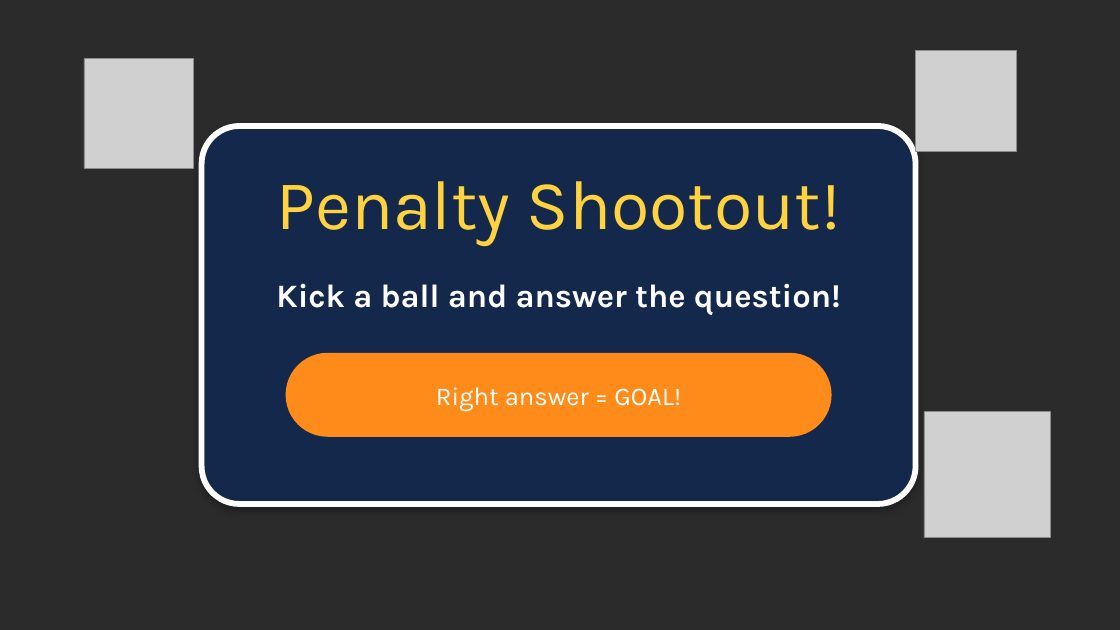
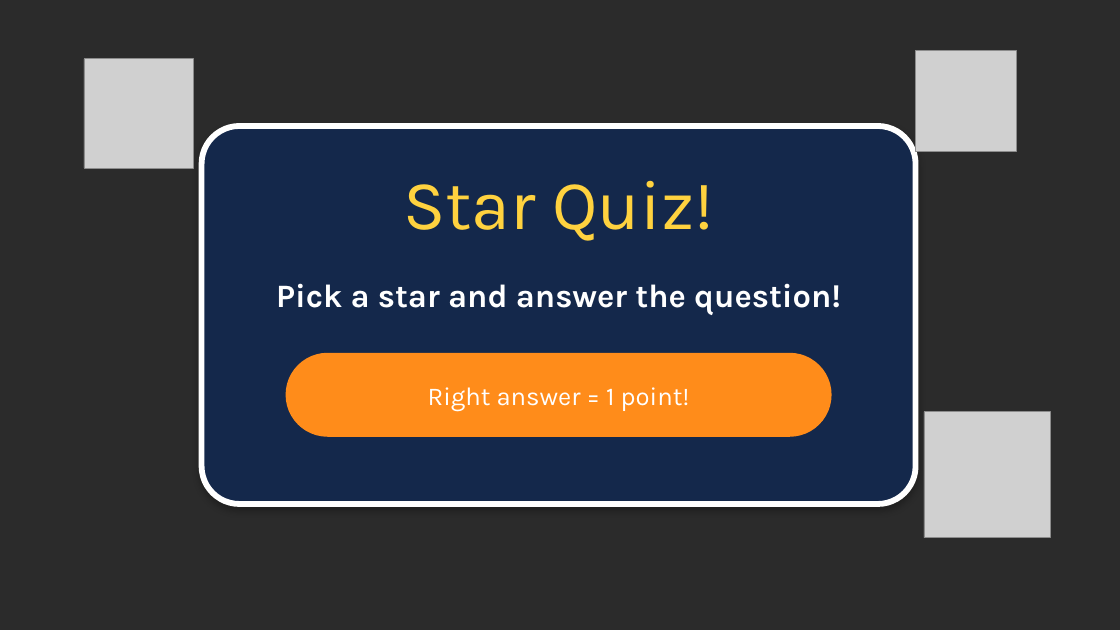
Before and after one commit to almanhal-school/almanhal-school.github.io, a slide deck: slide 45 of downloads/G4-Test2-Revision.pptx. Drawn at 1120x630 pixels with LibreOffice and Linux fonts; fonts in the diff are those of the drawing; grey boxes stand for pictures; background and template pictures are left out; a plain dark background stands for a picture behind light text. Boxes give left, top, right and bottom in pixels: in the first picture for what was removed or moved away, otherwise in the second. Text is boxed around its words. In the diff, an @@ line names an element or a change of style, - is before the commit and + after.

```diff
--- a/downloads/G4-Test2-Revision.pptx
+++ b/downloads/G4-Test2-Revision.pptx
@@ text at (x1=403, y1=181, x2=713, y2=241): text changed @@
-Penalty Shootout!
+Star Quiz!
@@ text at (x1=276, y1=283, x2=841, y2=315): text changed @@
-Kick a ball and answer the question!
+Pick a star and answer the question!
@@ text in rounded rectangle at (x1=428, y1=387, x2=690, y2=411): text changed @@
-Right answer = GOAL!
+Right answer = 1 point!
```
Also in this commit, not shown: 10 other slides changed.
